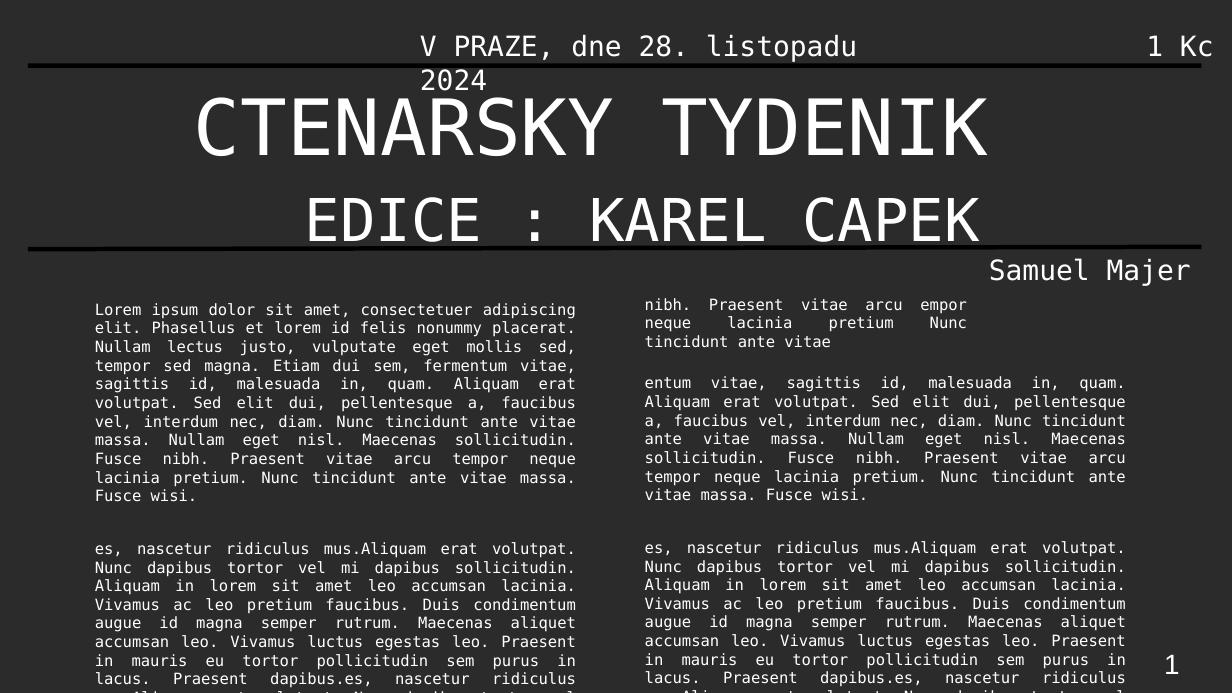
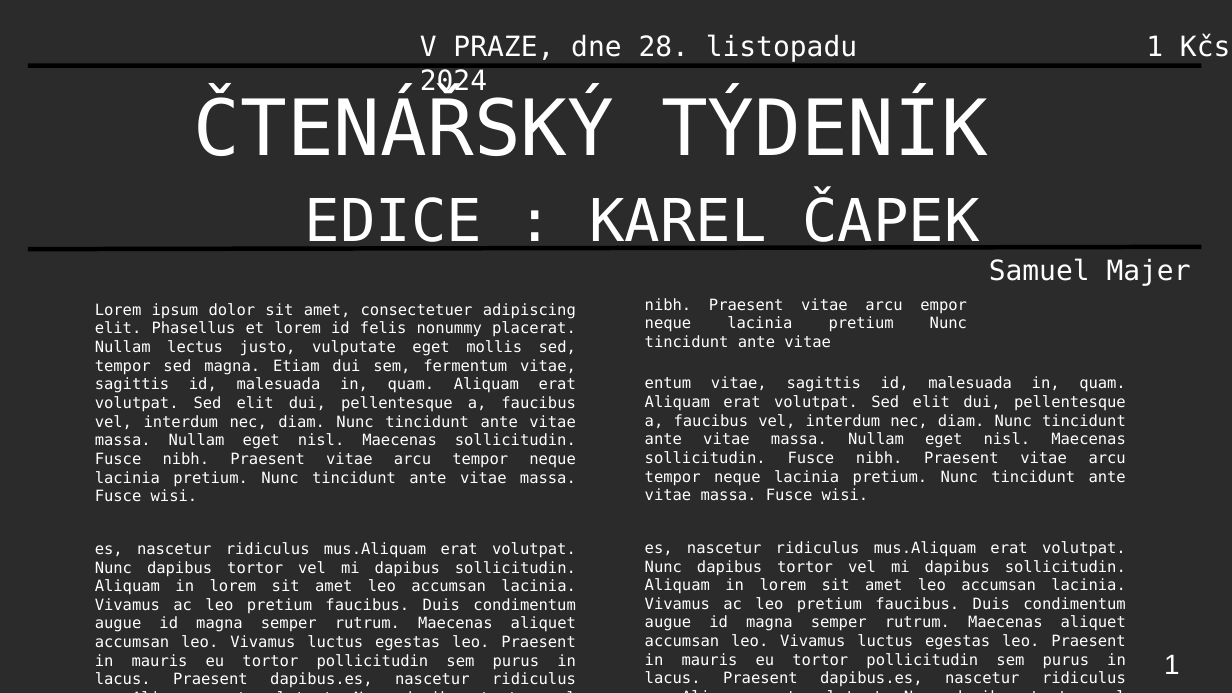
Before and after one commit to Domysli-si/Capek, a slide deck: slide 1 of Documents/Prezentace.odp. Drawn at 1232x693 pixels with LibreOffice and Linux fonts; fonts in the diff are those of the drawing; background and template pictures are left out; a plain dark background stands for a picture behind light text. Boxes give left, top, right and bottom in pixels: in the first picture for what was removed or moved away, otherwise in the second. Text is boxed around its words. In the diff, an @@ line names an element or a change of style, - is before the commit and + after.

```diff
--- a/Documents/Prezentace.odp
+++ b/Documents/Prezentace.odp
@@ text at <box>1146,34,1230,57</box>: text changed @@
-1 Kc
+1 Kčs
@@ title at <box>194,92,988,156</box>: text changed @@
-CTENARSKY TYDENIK
+ČTENÁŘSKÝ TÝDENÍK
@@ text at <box>305,193,980,251</box>: text changed @@
-EDICE : KAREL CAPEK
+EDICE : KAREL ČAPEK
```
Also in this commit, not shown: 7 other slides changed.
